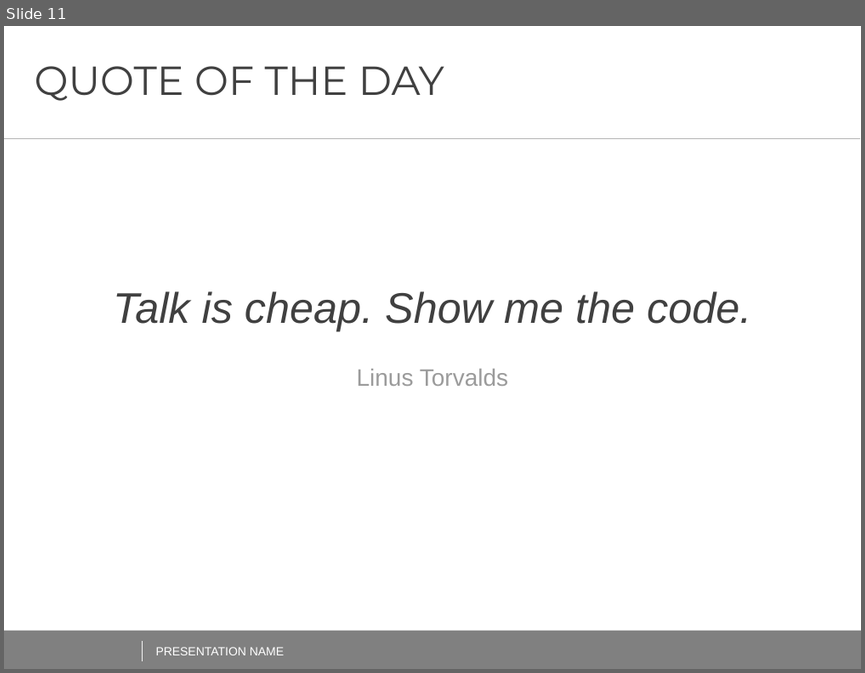
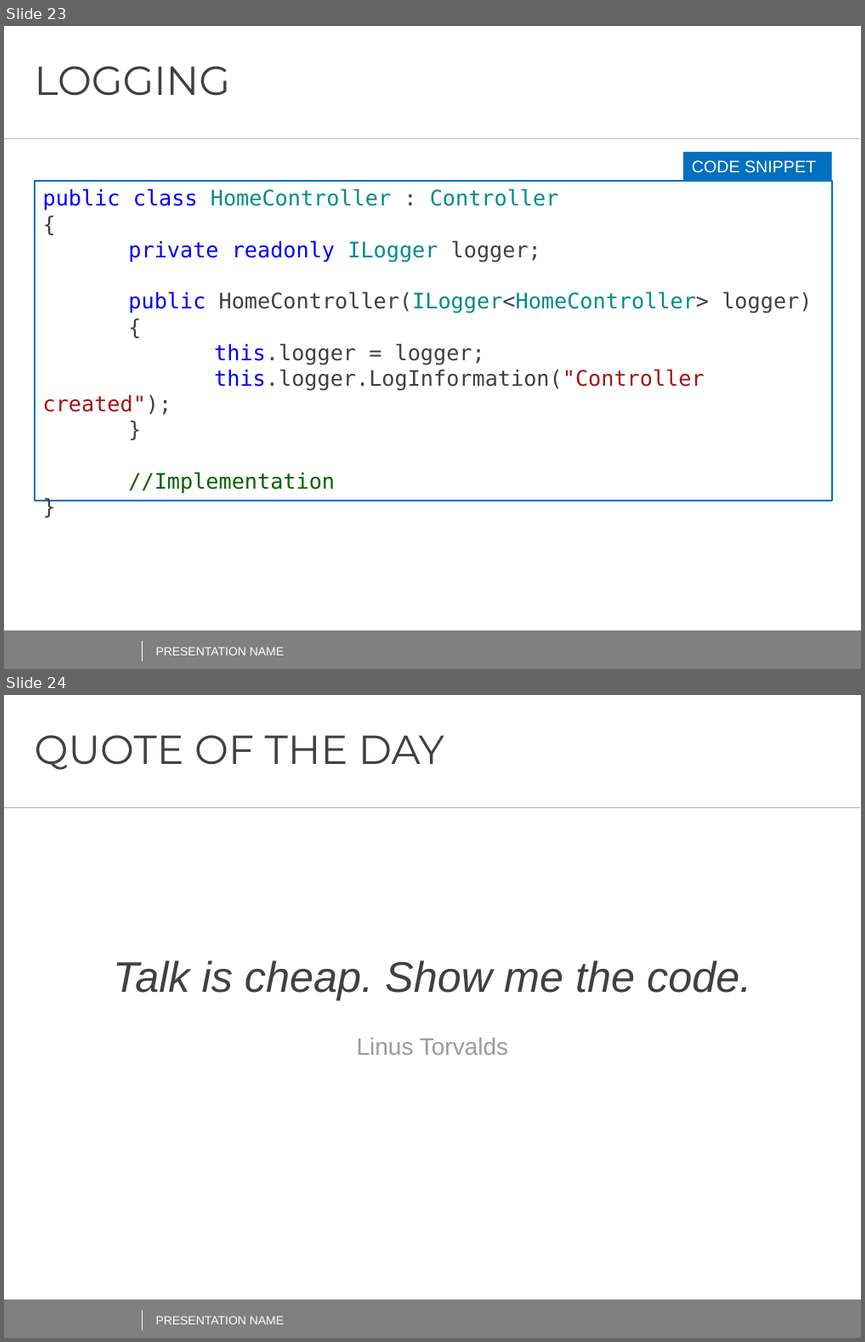
Before and after one commit to AndreiShenets/ASP.NET-Lectures, a slide deck: docs/ASP.NET CORE - iTechArt 2018.pptx. Shown one above the other, each under a label of ours: slide 11 before the commit, slides 23 and 24 after it. The pictures are 865x673 and 865x1342 pixels, drawn with LibreOffice and Linux fonts; fonts in the diff are those of the drawing; background and template pictures are left out. Boxes give left, top, right and bottom in pixels: in the first picture for what was removed or moved away, otherwise in the second. Text is boxed around its words. In the diff, an @@ line names an element or a change of style, - is before the commit and + after.

```diff
--- a/docs/ASP.NET CORE - iTechArt 2018.pptx
+++ b/docs/ASP.NET CORE - iTechArt 2018.pptx
@@ slide 23 added at [4,26,861,669], background #FFFFFF; not listed: 2 template elements that a slide beside it also shows @@
@@ title added at [35,66,230,96], 34 pt, text #404040 @@
+LOGGING
@@ line added from (4, 138) to (860, 138), #BFBFBF 0.5 pt @@
@@ rectangle added at [683,152,832,181], fill #0070C0, 14 pt, text #FFFFFF @@
+CODE SNIPPET
@@ rectangle added at [34,180,831,500], fill #FFFFFF, outline #0070C0 1.5 pt, 18 pt, text #404040 @@
+public class HomeController : Controller
+{
+private readonly ILogger logger;
+public HomeController(ILogger<HomeController> logger)
+{
+this.logger = logger;
+this.logger.LogInformation("Controller created");
+}
+//Implementation
+}
@@ line added from (142, 641) to (142, 661), #FFFFFF 0.5 pt @@
@@ text added at [156,646,284,655], 10 pt, text #FFFFFF @@
+PRESENTATION NAME
@@ what was slide 11 is now slide 24 @@
```
Also in this commit, not shown: 1 slide changed, 12 other slides added.
